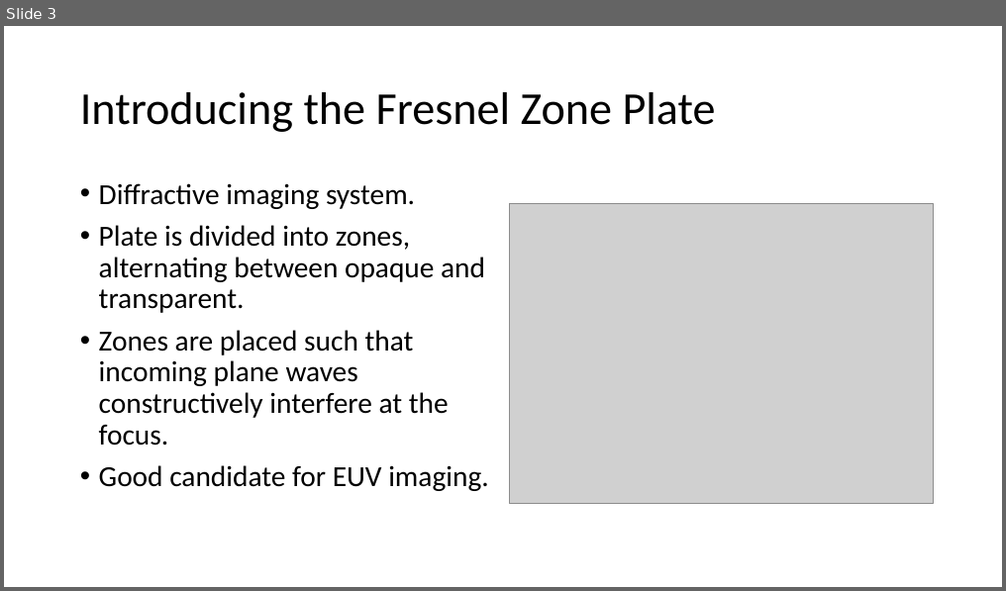
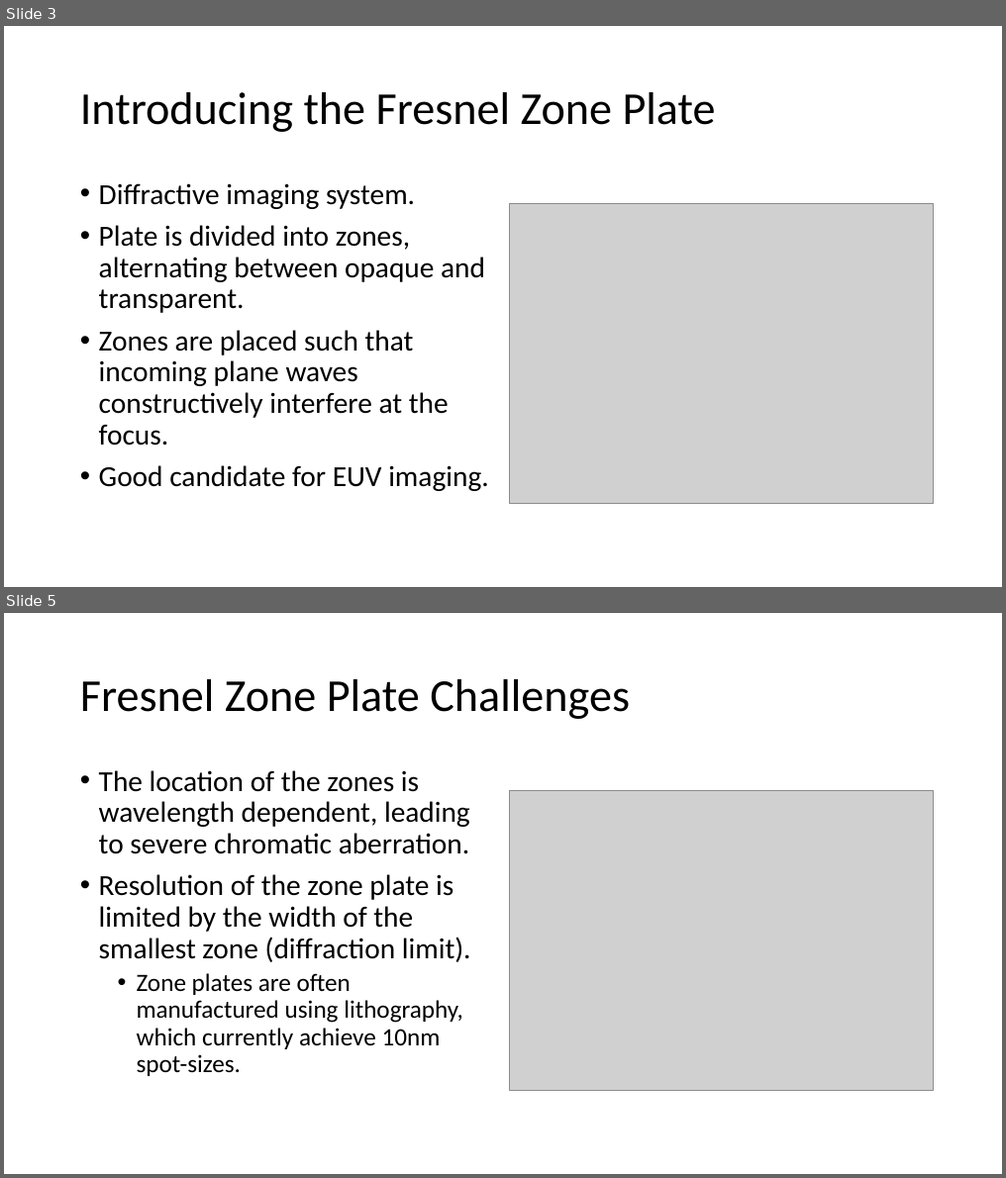
Before and after one commit to byrdie/EELE582_OpticalDesign, a slide deck: FinalProject/presentation/EUV Solar Telescope.pptx. Shown one above the other, each under a label of ours: slide 3 before the commit, slides 3 and 5 after it; the slides between them are not shown. The pictures are 1006x591 and 1006x1178 pixels, drawn with LibreOffice and Linux fonts; fonts in the diff are those of the drawing; grey boxes stand for pictures. Boxes give left, top, right and bottom in pixels: in the first picture for what was removed or moved away, otherwise in the second. Text is boxed around its words. In the diff, an @@ line names an element or a change of style, - is before the commit and + after.

```diff
--- a/FinalProject/presentation/EUV Solar Telescope.pptx
+++ b/FinalProject/presentation/EUV Solar Telescope.pptx
@@ slide 5 added at [4, 613, 1002, 1174], background #FFFFFF @@
@@ title added at [80, 679, 630, 719], 44 pt, text #000000 @@
+Fresnel Zone Plate Challenges
@@ text added at [99, 770, 471, 1076], 28 pt, text #000000 @@
+• The location of the zones is wavelength dependent, leading to severe chromatic aberration.
+• Resolution of the zone plate is limited by the width of the smallest zone (diffraction limit).
+  • Zone plates are often manufactured using lithography, which currently achieve 10nm spot-sizes.
@@ picture added at [509, 790, 934, 1090] @@
```
Also in this commit, not shown: 1 slide changed, 3 other slides added.
